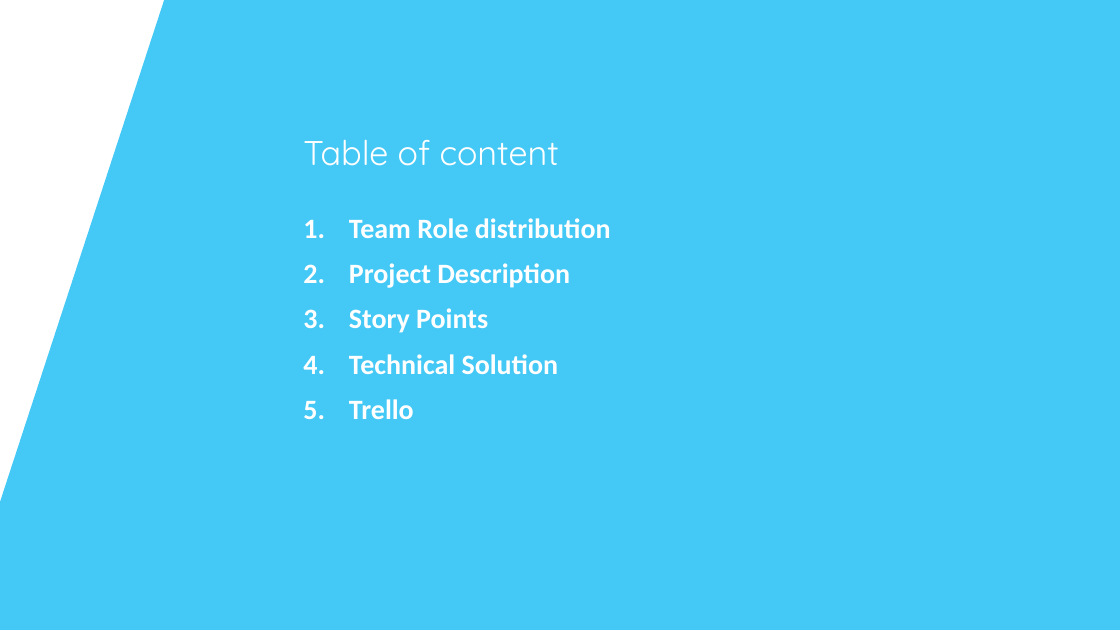
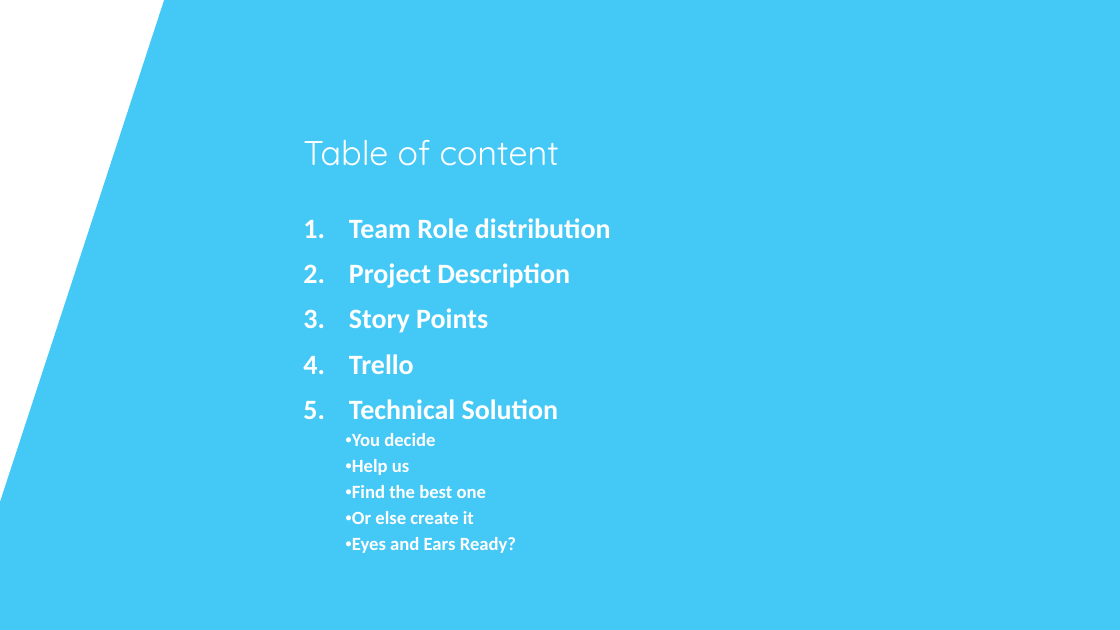
Before and after one commit to IsabelleDesle/VirtualGlobeTrotter, a slide deck: slide 2 of PresentationVGT.pptx. Drawn at 1120x630 pixels with LibreOffice and Linux fonts; fonts in the diff are those of the drawing; background and template pictures are left out. Boxes give left, top, right and bottom in pixels: in the first picture for what was removed or moved away, otherwise in the second. Text is boxed around its words. In the diff, an @@ line names an element or a change of style, - is before the commit and + after.

```diff
--- a/PresentationVGT.pptx
+++ b/PresentationVGT.pptx
@@ subtitle at (x1=349, y1=354, x2=414, y2=374): paragraph added @@
+4. Trello
@@ subtitle at (x1=352, y1=433, x2=516, y2=553): text changed; size 36 to 24 pt @@
-5. Trello
+  • You decide
+  • Help us
+  • Find the best one
+  • Or else create it
+  • Eyes and Ears Ready?
```
Also in this commit, not shown: 7 other slides changed, 1 slide added, 2 slides removed.
